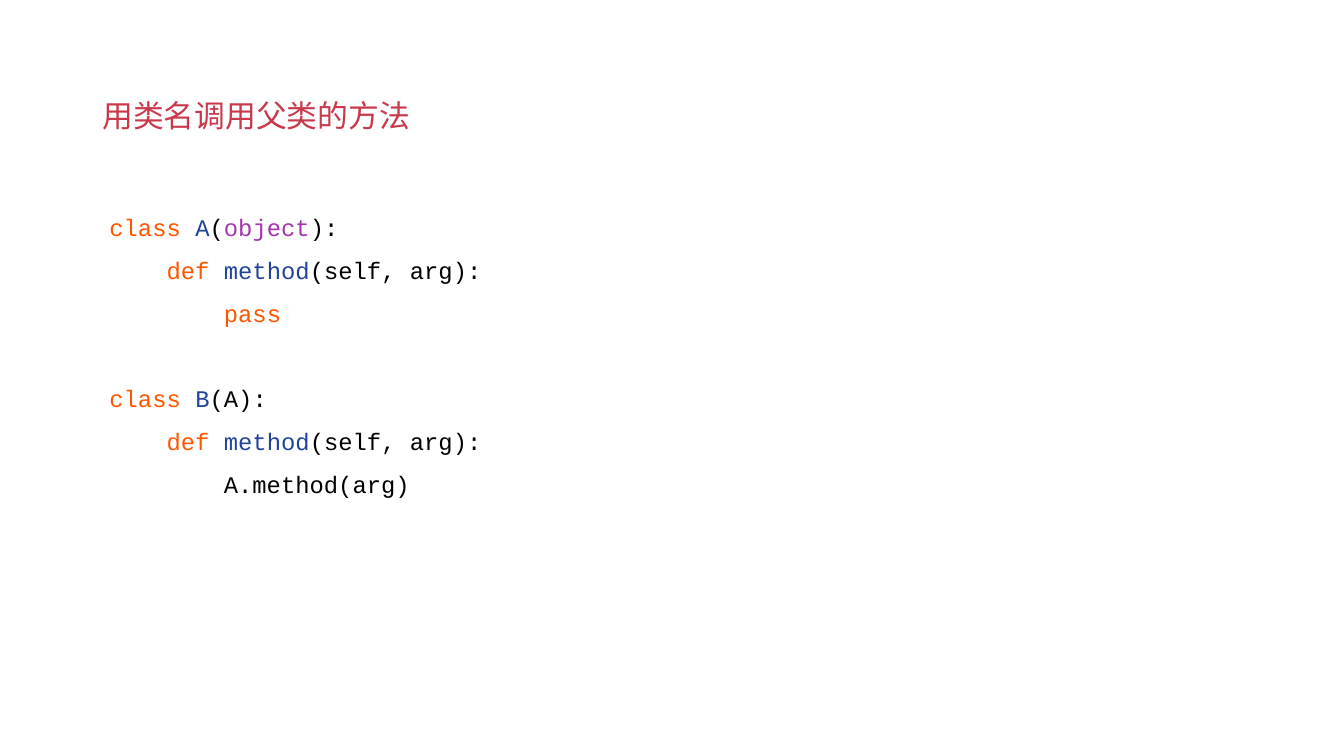
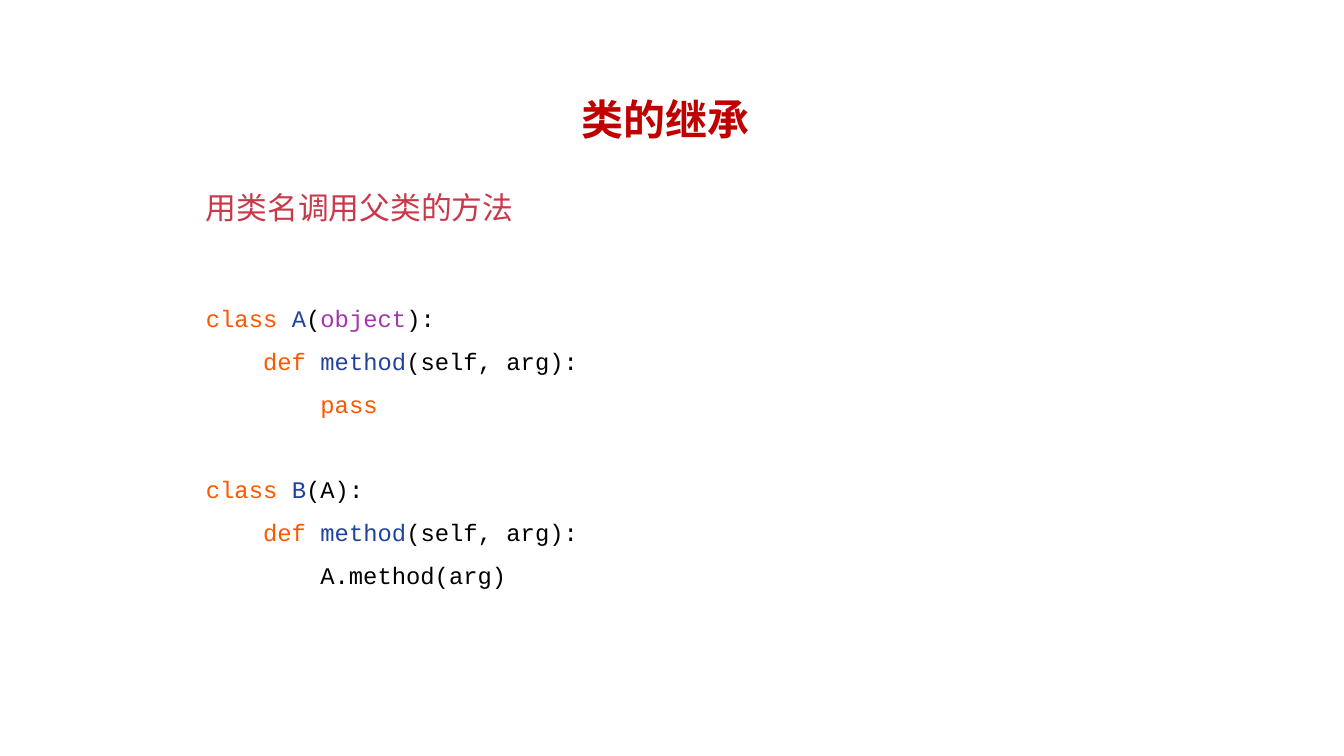
Before and after one commit to albert-feng/Python_OOP, a slide deck: slide 5 of ppt/3.4-类的继承.pptx. Drawn at 1344x756 pixels with LibreOffice and Linux fonts; fonts in the diff are those of the drawing. Boxes give left, top, right and bottom in pixels: in the first picture for what was removed or moved away, otherwise in the second. Text is boxed around its words. In the diff, an @@ line names an element or a change of style, - is before the commit and + after.

```diff
--- a/ppt/3.4-类的继承.pptx
+++ b/ppt/3.4-类的继承.pptx
@@ text added at [582, 99, 750, 139], 30 pt, text #C00000, bold @@
+类的继承
@@ title "用类名调用父类的方法": place and size @@
-title "用类名调用父类的方法" at [102, 101, 409, 130]
+title "用类名调用父类的方法" at [206, 193, 513, 222]
@@ text "class A(object): def method(self, arg): ...": place and size @@
-text "class A(object): def method(self, arg): ..." at [109, 218, 482, 498]
+text "class A(object): def method(self, arg): ..." at [206, 310, 578, 589]
```
Also in this commit, not shown: 5 other slides changed, 4 other files.
